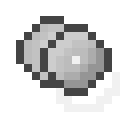
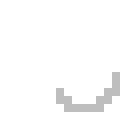
Layer changes from the first 128 × 128 image to the second:
showed group "Yoyo Contrast" (4 layers) over [16,16,120,112]
hid "Core" (2nd of 2, in "Yoyo") over [72,56,80,64]
hid "Side1" (2nd of 2, in "Yoyo") over [40,24,112,96]
hid "Side" (2nd of 2, in "Yoyo") over [16,16,64,88]
added layer "Layer 1" in group "Yoyo" over [56,72,120,112]
hid "Chord" (2nd of 2, in "Yoyo") over [56,72,120,112]
